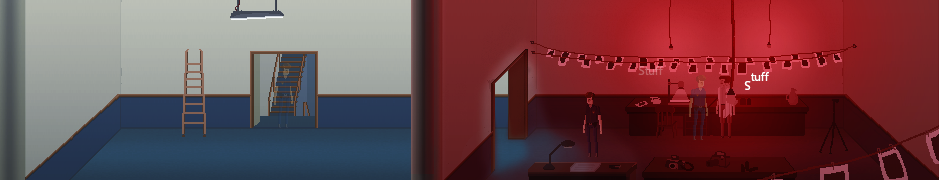
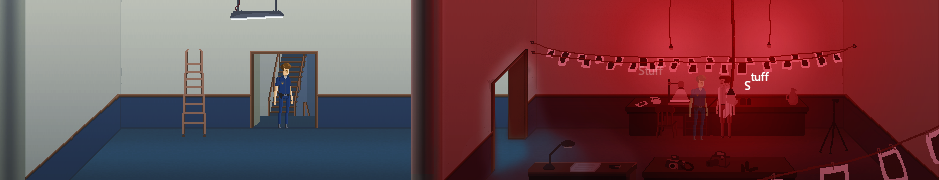
Layer changes from the first 939px x 180px image to the second:
painted on "playerspawn(raymond_police)" over box(274, 63, 602, 157)
